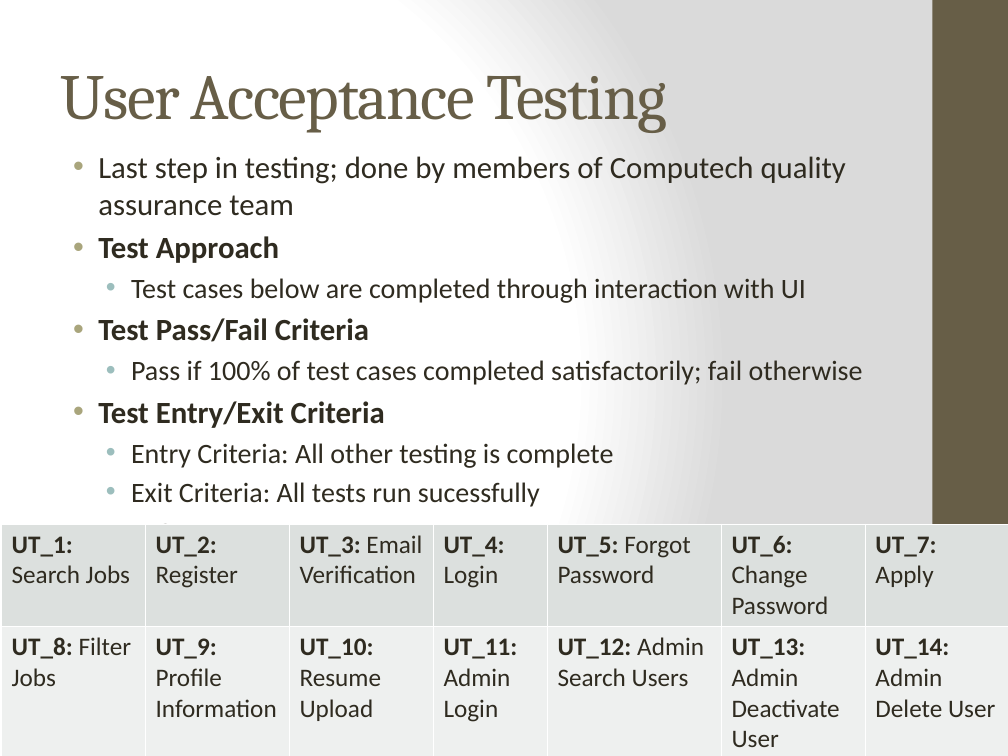
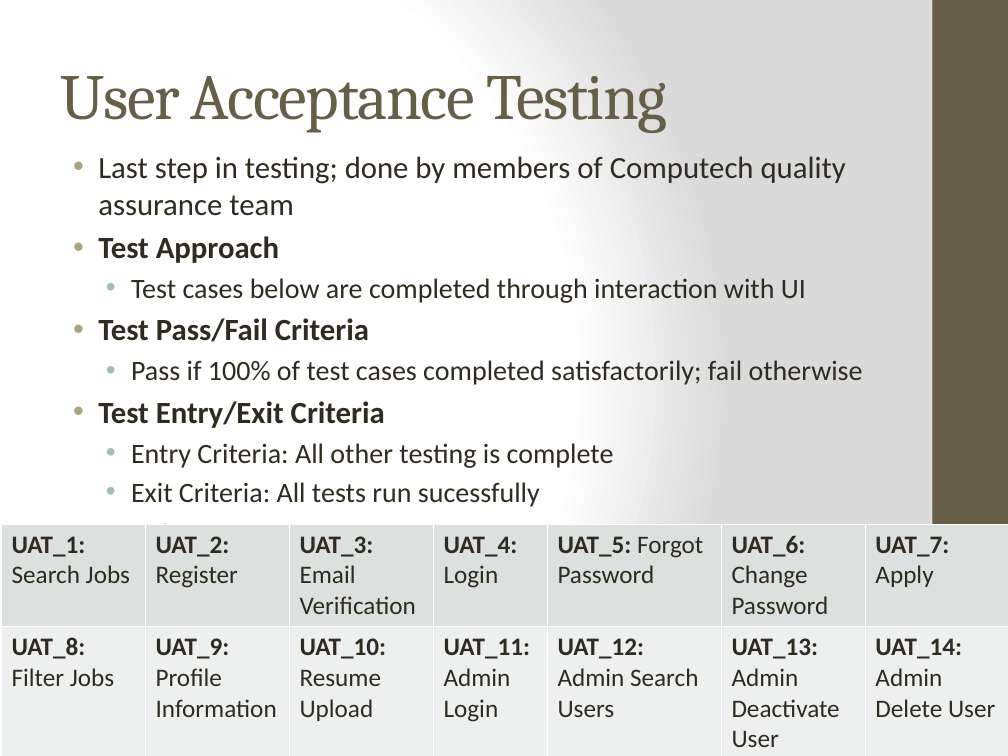
Before and after one commit to WesleyTrescott/MVC-Capstone, a slide deck: slide 21 of Test plan/Computech Corporation - Test Plan.pptx. Drawn at 1008x756 pixels with LibreOffice and Linux fonts; fonts in the diff are those of the drawing. Boxes give left, top, right and bottom in pixels: in the first picture for what was removed or moved away, otherwise in the second. Text is boxed around its words. In the diff, an @@ line names an element or a change of style, - is before the commit and + after.

Commit message:
Fixed UAT

```diff
--- a/Test plan/Computech Corporation - Test Plan.pptx
+++ b/Test plan/Computech Corporation - Test Plan.pptx
@@ table at (2,524,1008,756) @@
-row 1: UT_1: Search Jobs | UT_2: Register | UT_3: Email Verification | UT_4: Login | UT_5: Forgot Password | UT_6: Change Password | UT_7: Apply
+row 1: UAT_1: Search Jobs | UAT_2: Register | UAT_3: Email Verification | UAT_4: Login | UAT_5: Forgot Password | UAT_6: Change Password | UAT_7: Apply
-row 2: UT_8: Filter Jobs | UT_9: Profile Information | UT_10: Resume Upload | UT_11: Admin Login | UT_12: Admin Search Users | UT_13: Admin Deactivate User | UT_14: Admin Delete User
+row 2: UAT_8: Filter Jobs | UAT_9: Profile Information | UAT_10: Resume Upload | UAT_11: Admin Login | UAT_12: Admin Search Users | UAT_13: Admin Deactivate User | UAT_14: Admin Delete User
```
